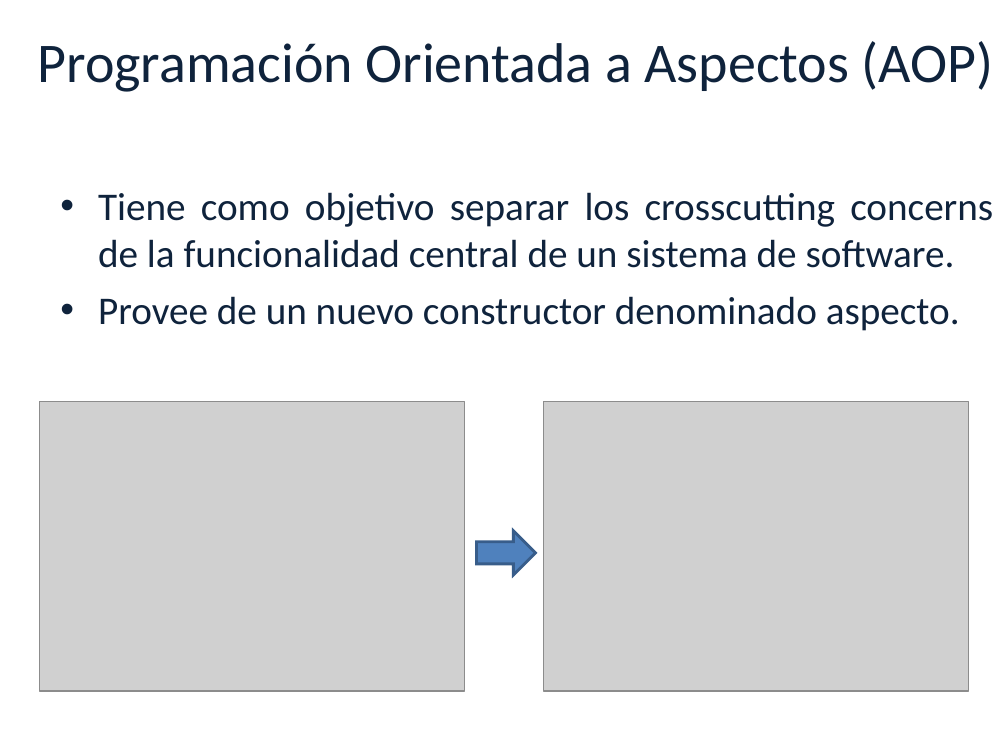
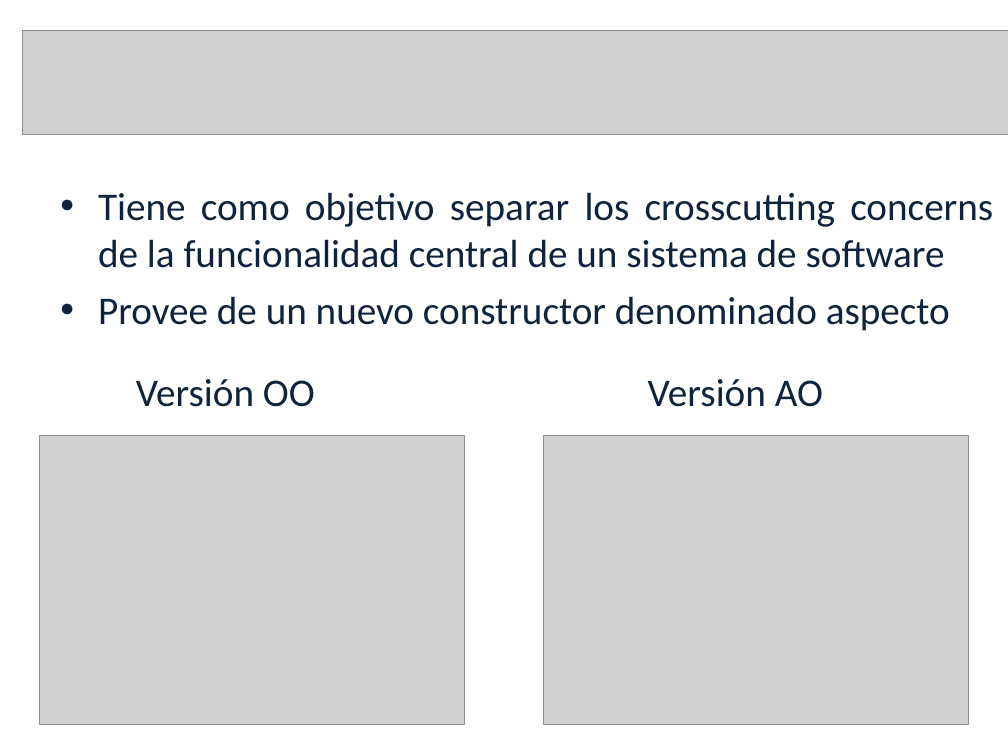
Before and after one commit to luciamasolaP/proyectofinal-informe, a slide deck: slide 7 of presentacion/Tesis.ppt (slide 8 before the commit). Drawn at 1008x756 pixels with LibreOffice and Linux fonts; fonts in the diff are those of the drawing; grey boxes stand for pictures; background and template pictures are left out. Boxes give left, top, right and bottom in pixels: in the first picture for what was removed or moved away, otherwise in the second. Text is boxed around its words. In the diff, an @@ line names an element or a change of style, - is before the commit and + after.

```diff
--- a/presentacion/Tesis.ppt
+++ b/presentacion/Tesis.ppt
@@ picture added at [23,31,1008,135] @@
@@ title removed at [38,41,994,92] @@
-Programación Orientada a Aspectos (AOP)
@@ text at [98,192,993,331]: text changed @@
-• Tiene como objetivo separar los crosscutting concerns de la funcionalidad central de un sistema de software.
-• Provee de un nuevo constructor denominado aspecto.
+• Tiene como objetivo separar los crosscutting concerns de la funcionalidad central de un sistema de software
+• Provee de un nuevo constructor denominado aspecto
@@ text added at [136,379,315,407], 28 pt, text #0F233C @@
+Versión OO
@@ text added at [648,379,823,407], 28 pt, text #0F233C @@
+Versión AO
@@ picture: place and size @@
-picture at [39,401,465,690]
+picture at [39,435,465,725]
@@ picture: place and size @@
-picture at [543,401,969,690]
+picture at [543,435,969,725]
@@ right arrow removed at [477,531,536,576] @@
```
Also in this commit, not shown: 29 other slides changed, 4 slides added, 4 slides removed, 1 other file.
